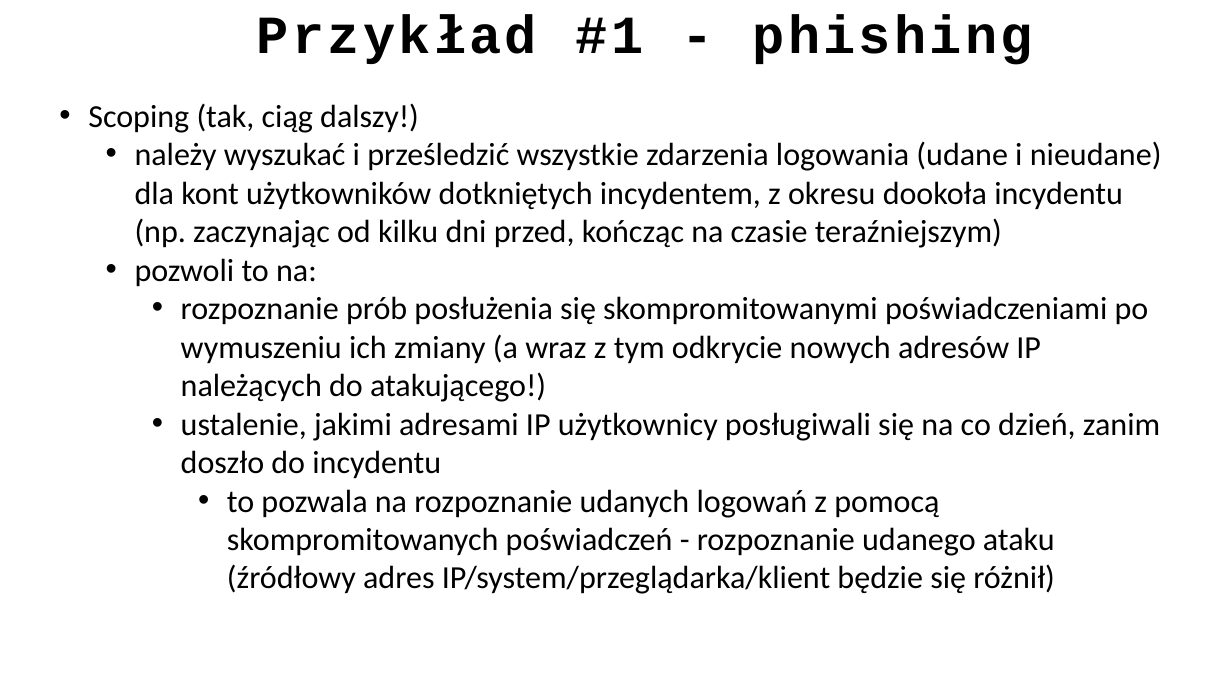
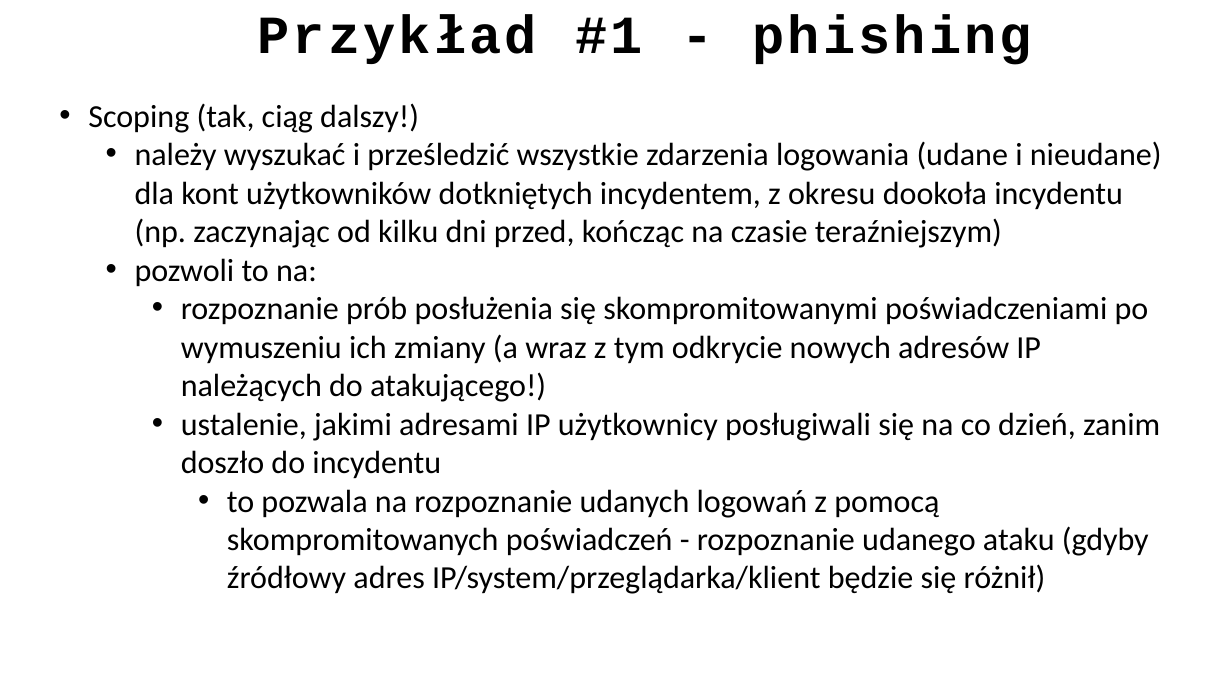
Before and after one commit to ewilded/DFIR, a slide deck: slide 36 of 6_Reagowanie_na_incydenty.pptx. Drawn at 1232x693 pixels with LibreOffice and Linux fonts; fonts in the diff are those of the drawing. Boxes give left, top, right and bottom in pixels: in the first picture for what was removed or moved away, otherwise in the second. Text is boxed around its words. In the diff, an @@ line names an element or a change of style, - is before the commit and + after.

```diff
--- a/6_Reagowanie_na_incydenty.pptx
+++ b/6_Reagowanie_na_incydenty.pptx
@@ text at [227, 489, 1149, 594]: text changed @@
-      • to pozwala na rozpoznanie udanych logowań z pomocą skompromitowanych poświadczeń - rozpoznanie udanego ataku (źródłowy adres IP/system/przeglądarka/klient będzie się różnił)
+      • to pozwala na rozpoznanie udanych logowań z pomocą skompromitowanych poświadczeń - rozpoznanie udanego ataku (gdyby źródłowy adres IP/system/przeglądarka/klient będzie się różnił)
```
Also in this commit, not shown: 30 other slides changed, 1 slide added, 5 other files.
